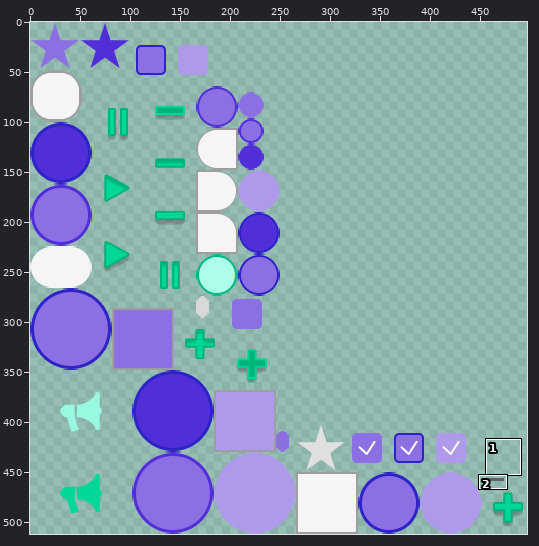
A sprite sheet gets an edit: assets/skin/skin3.png. Above, an overview of the earlier version with the close-up marked.
Close-up. Before:
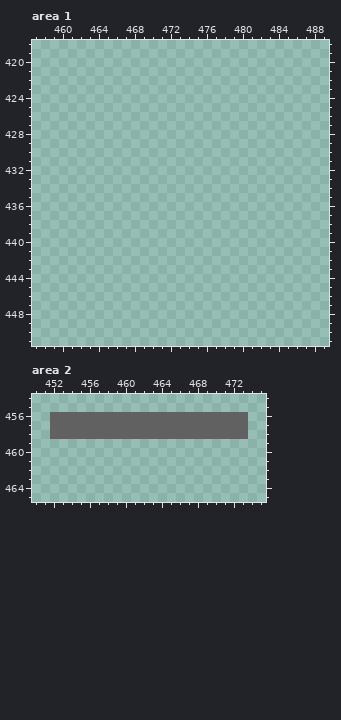
The file is 512x512 pixels. Pixels under 10% opacity are left out. Colours within 5 levels of each other are drawn and written as one. Shown: area 1: x 457..489, y 418..451; area 2: x 450..475, y 454..465. The wide view leaves out empty margins. The commit also changed other parts of the picture, which this record leaves out.
Once edited:
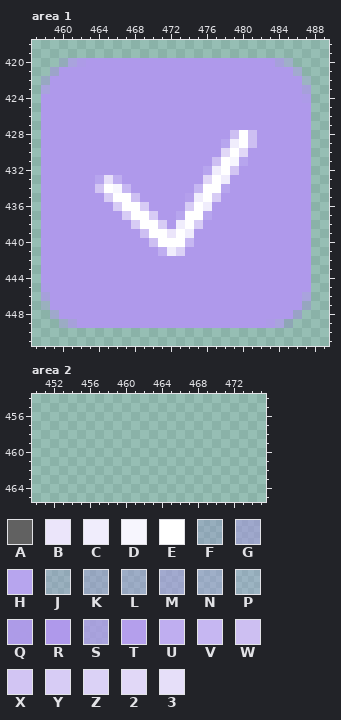
Palette (. is transparent): A #616161  B #ebe5fa  C #f0edfc  D #f7f6fe  E #ffffff  F #9988d34b  G #a794e286  H #b7a5ee  J #a38ed848  K #a38fdb69  L #a793e166  M #ad97e980  N #ad97ea60  P #af97eb40  Q #af99ebef  R #af99eb  S #af9aebbf  T #b49fec  U #bfaef0  V #c6b7f2  W #cdbff2  X #d2c5f3  Y #d7ccf5  Z #dbd2f6  2 #e1d8f7  3 #e6dff9
The exact change:
Changed rows in their new state; - is an unchanged pixel.
Area 1:
first column x 458:
420 --PSQRRRRRRRRRRRRRRRRRRRRRSN--
421 -MRRRRRRRRRRRRRRRRRRRRRRRRRRM-
422 NRRRRRRRRRRRRRRRRRRRRRRRRRRRRP
423 SRRRRRRRRRRRRRRRRRRRRRRRRRRRRS
424 RRRRRRRRRRRRRRRRRRRRRRRRRRRRRQ
425 RRRRRRRRRRRRRRRRRRRRRRRRRRRRRR
426 RRRRRRRRRRRRRRRRRRRRRRRRRRRRRR
427 RRRRRRRRRRRRRRRRRRRRRRRRRRRRRR
428 RRRRRRRRRRRRRRRRRRRRRWEWRRRRRR
429 RRRRRRRRRRRRRRRRRRRRHCEWRRRRRR
430 RRRRRRRRRRRRRRRRRRRR2E2RRRRRRR
431 RRRRRRRRRRRRRRRRRRRWEDHRRRRRRR
432 RRRRRRRRRRRRRRRRRRHCEXRRRRRRRR
433 RRRRRRH3URRRRRRRRR2ECRRRRRRRRR
434 RRRRRRXEDVRRRRRRRVEEHRRRRRRRRR
435 RRRRRRRYEEWRRRRRTCEYRRRRRRRRRR
436 RRRRRRRRYEEYRRRRYECRRRRRRRRRRR
437 RRRRRRRRRYEEYRRHEEHRRRRRRRRRRR
438 RRRRRRRRRRYEEYRCEYRRRRRRRRRRRR
439 RRRRRRRRRRRWEEBECRRRRRRRRRRRRR
440 RRRRRRRRRRRRWEEEVRRRRRRRRRRRRR
441 RRRRRRRRRRRRRUCZRRRRRRRRRRRRRR
442 RRRRRRRRRRRRRRRRRRRRRRRRRRRRRR
443 RRRRRRRRRRRRRRRRRRRRRRRRRRRRRR
444 RRRRRRRRRRRRRRRRRRRRRRRRRRRRRR
445 QRRRRRRRRRRRRRRRRRRRRRRRRRRRRR
446 SRRRRRRRRRRRRRRRRRRRRRRRRRRRRS
447 JRRRRRRRRRRRRRRRRRRRRRRRRRRRRL
448 -GRRRRRRRRRRRRRRRRRRRRRRRRRRG-
449 --KSRRRRRRRRRRRRRRRRRRRRRQSF--
Area 2:
first column x 452:
456 ......................
457 ......................
458 ......................
